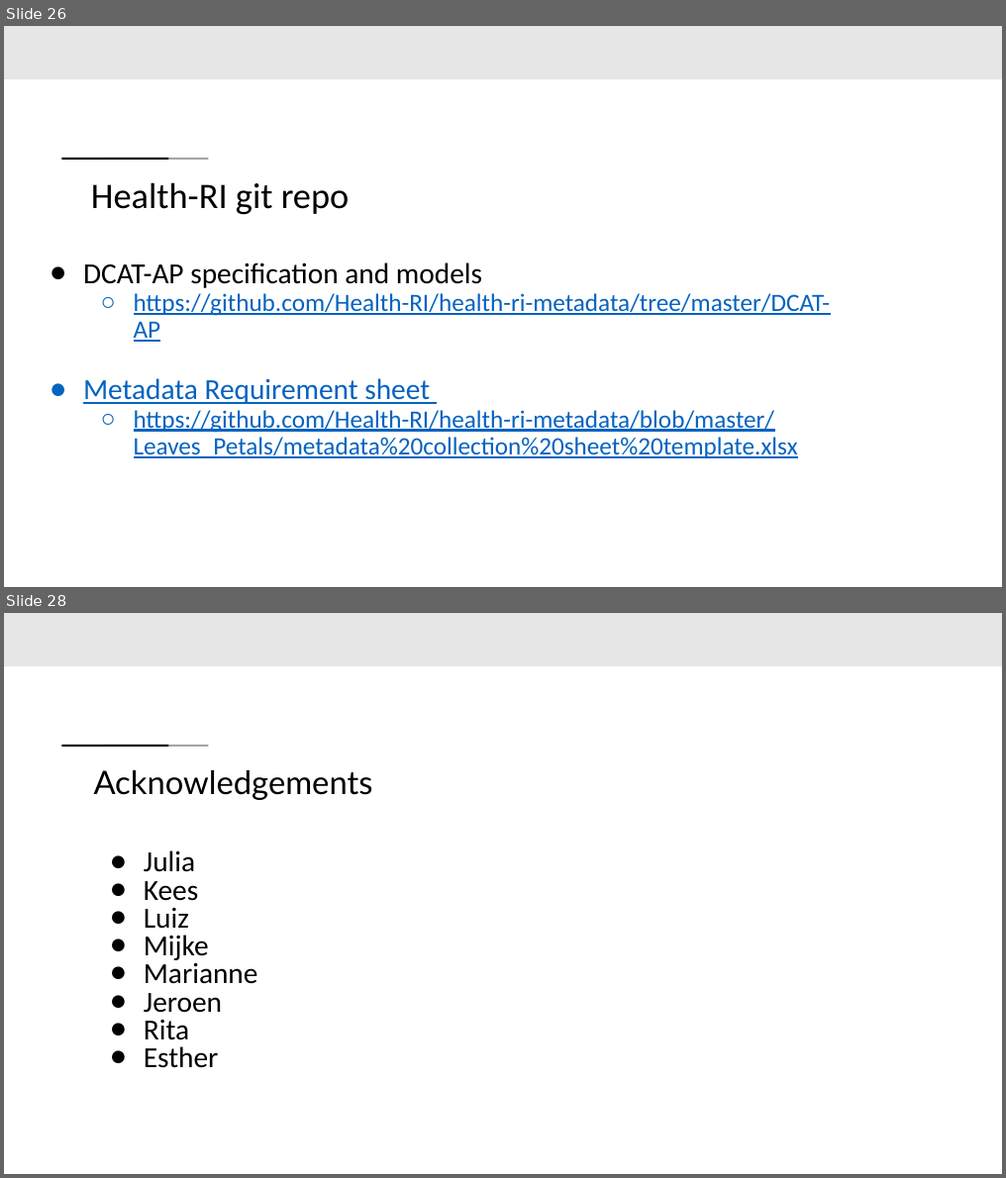
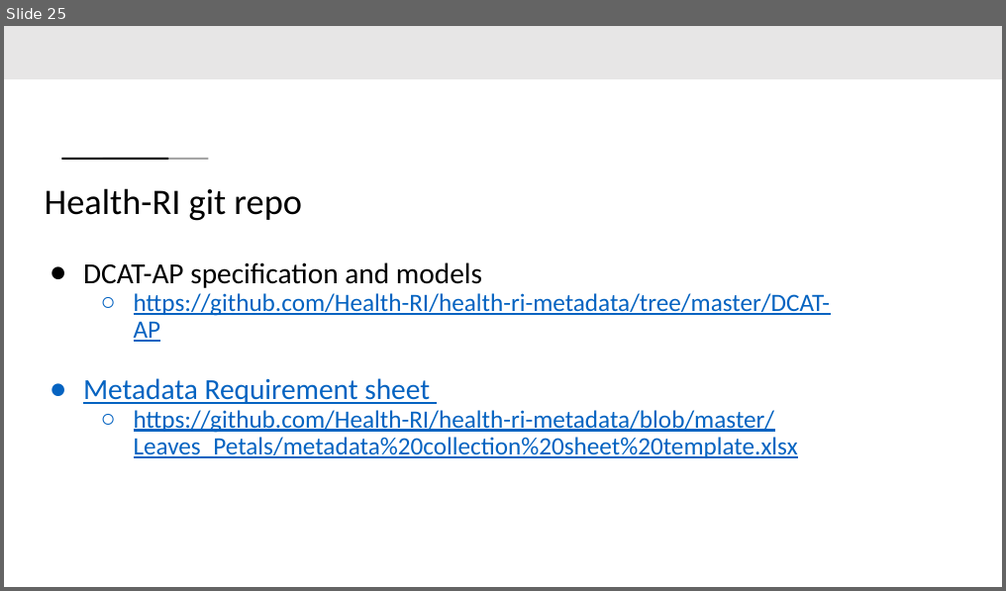
Before and after one commit to Health-RI/health-ri-metadata, a slide deck: Presentations/31082023HRI_Metadata_Schema_ImagingGroup_KickOff.pptx. Shown one above the other, each under a label of ours: slides 26 and 28 before the commit, slide 25 after it; the slides between them are not shown. The pictures are 1006x1178 and 1006x591 pixels, drawn with LibreOffice and Linux fonts; fonts in the diff are those of the drawing. Boxes give left, top, right and bottom in pixels: in the first picture for what was removed or moved away, otherwise in the second. Text is boxed around its words. In the diff, an @@ line names an element or a change of style, - is before the commit and + after.

```diff
--- a/Presentations/31082023HRI_Metadata_Schema_ImagingGroup_KickOff.pptx
+++ b/Presentations/31082023HRI_Metadata_Schema_ImagingGroup_KickOff.pptx
@@ slide 28 removed at (4, 613, 1002, 1174), background #FFFFFF; not listed: 3 template elements that a slide beside it also shows @@
@@ title removed at (94, 770, 373, 800) @@
-Acknowledgements
@@ text removed at (144, 851, 258, 1068) @@
-● Julia
-● Kees
-● Luiz
-● Mijke
-● Marianne
-● Jeroen
-● Rita
-● Esther
@@ what was slide 26 is now slide 25 @@
@@ slide 25 changed as well @@
@@ title "Health-RI git repo": place and size @@
-title "Health-RI git repo" at (91, 182, 350, 215)
+title "Health-RI git repo" at (45, 188, 302, 221)
```
Also in this commit, not shown: 13 other slides changed, 3 slides added, 4 other slides removed.
